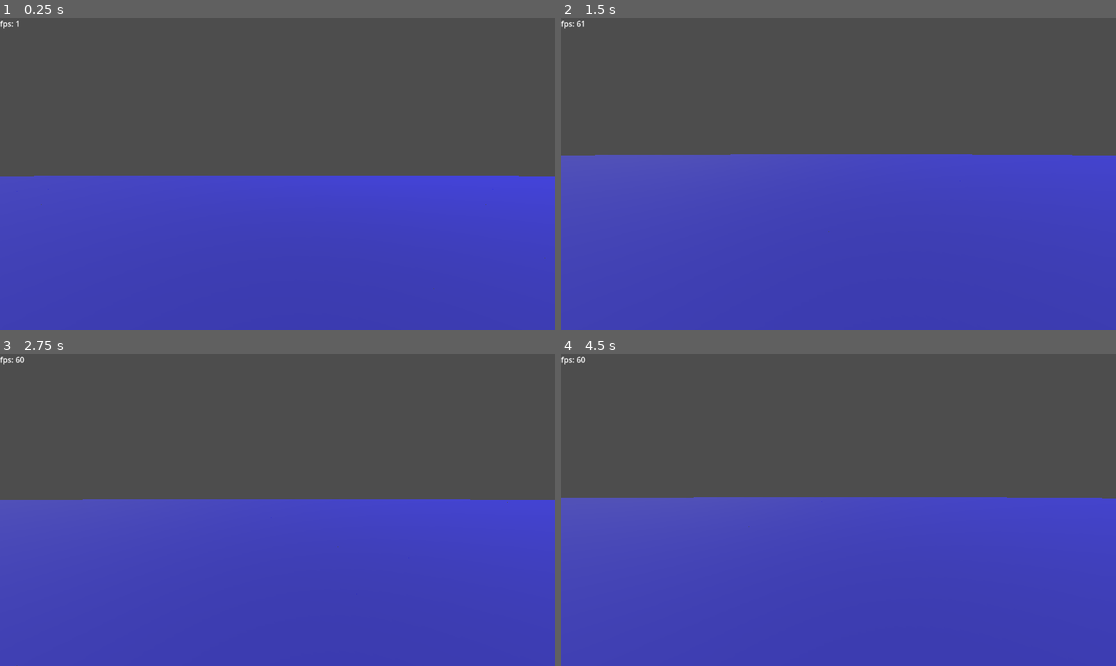
Above: before the commit, frames 1-4 (two rows, left to right).
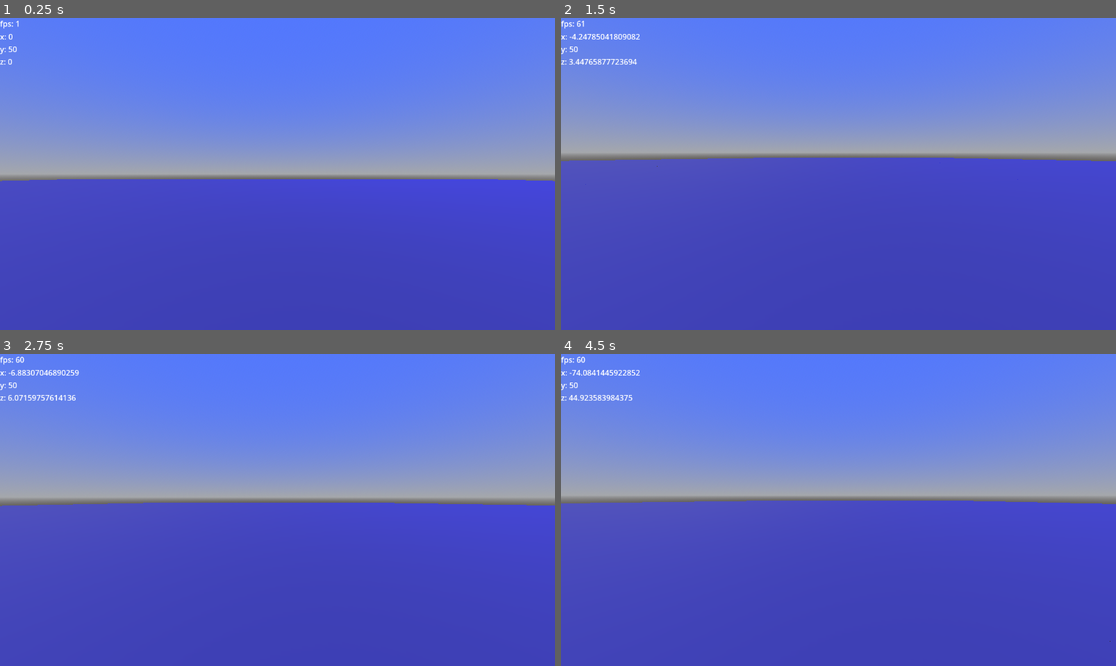
Above: after the commit, the same moments.

Repository: jmdejong/s6
Game: Godot game, scene res://scenes/world.tscn
The game is run twice, just before and just after one commit, with the same random seed, the same clock (stepped at 60 frames per second) and the same inputs.
Inputs (mouse positions are in pixels of both pictures, inside the frame that each line leads up to):
- Up to frame 1 (0.25 s): no input
- Up to frame 2 (1.5 s): tap Enter at 0.5 s; move the mouse to (960, 158) at 0.52 s; hold D (right) 0.53-1.28 s; click (960, 158) at 0.6 s; move the mouse to (810, 174) at 1.27 s; hold W (forwards) from 1.28 s (still down); tap Shift (sprint) at 1.35 s
- Up to frame 3 (2.75 s): keep holding W (forwards); move the mouse to (288, 503) at 2.02 s; hold G (toggle_grass) from 2.03 s (still down)
- Up to frame 4 (4.5 s): keep holding W (forwards); move the mouse to (832, 516) at 2.77 s; release G (toggle_grass) at 2.78 s; click (832, 516) at 2.85 s; move the mouse to (877, 513) at 3.52 s; hold Shift (sprint) 3.53-4.28 s; move the mouse to (794, 506) at 4.27 s; tap G (toggle_grass) at 4.35 s

The runs differ from the first frame. In frame 1, 52% of the frame differs, in the area x 0-100%, y 0-87%; in frame 2, 45%; in frame 3, 48%; in frame 4, 47%.

Commit message:
sky and more performant grass

Diff:
--- a/scenes/world.tscn
+++ b/scenes/world.tscn
@@ -11,7 +11,15 @@
 [ext_resource type="Texture2D" uid="uid://ch6ynq5e3k6pm" path="res://assets/para/vegetation_grass_card_03.png" id="7_kjetl"]
 [ext_resource type="Shader" path="res://shaders/grassdensity.gdshader" id="8_iwu04"]
 
+[sub_resource type="ProceduralSkyMaterial" id="ProceduralSkyMaterial_wvqfo"]
+sky_top_color = Color(0.313726, 0.462745, 1, 1)
+
+[sub_resource type="Sky" id="Sky_6300r"]
+sky_material = SubResource("ProceduralSkyMaterial_wvqfo")
+
 [sub_resource type="Environment" id="Environment_ok65l"]
+background_mode = 2
+sky = SubResource("Sky_6300r")
 ambient_light_source = 2
 ambient_light_color = Color(1, 1, 1, 1)
 ambient_light_energy = 0.1
@@ -60,7 +68,8 @@
 layout_mode = 2
 
 [node name="Player" parent="." instance=ExtResource("1_hadwj")]
-transform = Transform3D(1, 0, 0, 0, 1, 0, 0, 0, 1, 12, 16, -8)
+unique_name_in_owner = true
+transform = Transform3D(1, 0, 0, 0, 1, 0, 0, 0, 1, 0, 50, 0)
 
 [node name="HeightMesh" parent="." node_paths=PackedStringArray("source") instance=ExtResource("3_f64ys")]
 source = NodePath("../Blueprint")
@@ -72,9 +81,8 @@
 transform = Transform3D(1, 0, 0, -1.49012e-08, 1, -2.98023e-08, 1.49012e-08, 0, 1, 5.96046e-08, -4.76837e-07, 1.19209e-07)
 source = NodePath("../Blueprint")
 mesh = SubResource("QuadMesh_4x1m3")
-chunk_size = 16
-chunk_distance = 3
-max_chunks = 40
+chunk_size = 12
+particles_per_meter = 1.5
 
 [node name="DirectionalLight3D" type="DirectionalLight3D" parent="."]
 transform = Transform3D(0.939693, -0.296198, 0.17101, 0, 0.5, 0.866025, -0.34202, -0.813798, 0.469846, 0, 4.52354, 0)
--- a/scripts/counters.gd
+++ b/scripts/counters.gd
@@ -9,5 +9,5 @@
 # Called every frame. 'delta' is the elapsed time since the previous frame.
 func _process(delta):
 	$Fps.text = "fps: {count}".format({"count": Engine.get_frames_per_second()})
-	#var pos = get_node("%Player").global_position
-	#$Pos.text = "x: {x}\ny: {y}\nz: {z}".format({"x": pos.x, "y": pos.y, "z": pos.z})
+	var pos = get_node("%Player").global_position
+	$Pos.text = "x: {x}\ny: {y}\nz: {z}".format({"x": pos.x, "y": pos.y, "z": pos.z})
--- a/scripts/height_grass.gd
+++ b/scripts/height_grass.gd
@@ -4,8 +4,7 @@
 @export var mesh: Mesh
 @export var chunk_size = 32
 @export var chunk_distance = 4
-@export var max_chunks = 100
-@export var particles_per_meter = 2
+@export var particles_per_meter : float = 2
 
 var _last_viewpoint = null
 var _loaded_chunks = {}
@@ -60,6 +59,8 @@
 			if not (v in _loaded_chunks):
 				_loaded_chunks[v] = add_grass_area(Rect2(v, Vector2(chunk_size, chunk_size)))
 
+	_particle_material.set_shader_parameter("viewpoint", pos3)
+
 func _input(event):
 	if event.is_action_pressed("toggle_grass"):
 		visible = not visible
--- a/shaders/grassdensity.gdshader
+++ b/shaders/grassdensity.gdshader
@@ -1,4 +1,6 @@
 shader_type canvas_item;
+
+#include "shaders/fastnoiselite.gdshaderinc"
 
 uniform sampler2D heightmap;
 uniform vec3 area_min;
@@ -33,11 +35,14 @@
 }
 
 void fragment() {
+
+	fnl_state noise = fnlCreateState(2);
 	vec2 pos = UV * area_size.xz + area_min.xz;
 	float h = height_at(pos);
 	float density = 0.0;
-	if (h > 2.0 && h < 20.0) {
-		density = 0.7;
+	if (h > 2.0) {
+		float d =  (fnlGetNoise2D(noise, pos.x/3.0, pos.y/3.0) + 0.5);
+		density = d - (h - 2.0)/40.0;
 	}
 	COLOR = vec4(density, density, density, 1.0);
 }
--- a/shaders/grassparticles.gdshader
+++ b/shaders/grassparticles.gdshader
@@ -6,7 +6,8 @@
 uniform uint side;
 uniform float chunk_size;
 uniform sampler2D grass_density : filter_nearest;
-
+uniform vec3 pos3;
+uniform vec3 viewpoint;
 
 
 vec4 interpolate_sample(sampler2D tex, vec2 big_uv, int lod) {
@@ -30,7 +31,6 @@
 	);
 }
 
-
 float height_at(vec2 position) {
 	vec2 uv = (position - area_min.xz) / area_size.xz;
 	vec4 tex = interpolate_sample(noise, uv, 0);
@@ -38,8 +38,6 @@
 	return (tex.x + tex.y / 255.0 ) * area_size.y + area_min.y;
 // 	return (tex.x) * area_size.y + area_min.y;
 }
-
-
 
 float rand_from_seed(in uint seed) {
 	int k;
@@ -63,9 +61,6 @@
 	return x;
 }
 
-// const float side = 64.0;
-// const uint uside = 64u;
-
 
 void start() {
 	uint ind = INDEX / 2u;
@@ -81,7 +76,13 @@
 	float h = height_at(pos);
 	vec2 uv = (pos - area_min.xz) / area_size.xz;
 	float density = texture(grass_density, uv).r;
-	if (texture(grass_density, uv).r < rand_from_seed(hash(ind * 103u + 13u))) {
+	vec2 diff = viewpoint.xz - pos;
+	vec2 diffsq = diff * diff;
+	float distsq = diffsq.x + diffsq.y;
+	if (distsq > chunk_size* chunk_size* 2.0) {
+		density = min(density, 0.4);
+	}
+	if (density < rand_from_seed(hash(ind * 103u + 13u))) {
 		ACTIVE = false;
 	}
 	TRANSFORM = mat4(
@@ -90,6 +91,7 @@
 		vec4( -sin(rot), 0.0, cos(rot), 0.0),
 		vec4( pos.x, h, pos.y, 1.0)
 	);
+
 }
 
 void process() {
--- a/shaders/heightmap.gdshader
+++ b/shaders/heightmap.gdshader
@@ -36,10 +36,11 @@
 		+ snoise(pos / 16.0) * 0.006;
 		+ snoise(pos / 7.0) * 0.004;
 	float h = (pow5(n+0.1)+ n/3.0 + 0.15) * 80.0;
-// 	float n2 = fnlGetNoise2D(noise, pos.x/5.0, pos.y/5.0);
-// 	float h2 = (pow5(n2+0.0)+ n2/3.0 + 0.15) * 80.0;
+	float n2 = fnlGetNoise2D(noise, pos.x/6.0, pos.y/6.0);
+// 	float h2 = (pow5(n2) + 0.1) * 50.0;
+	float h2 = (pow5(n2+0.0)+ n2/3.0 + 0.10) * 100.0;
 	float shore = shore_factor(pos);
-	return mix(base_height, h, shore);
+	return mix(base_height, h2, shore);
 }
 
 
Not shown, changed: export_presets.cfg
Not shown: 1 places in scenes/world.tscn that only renumber resources
